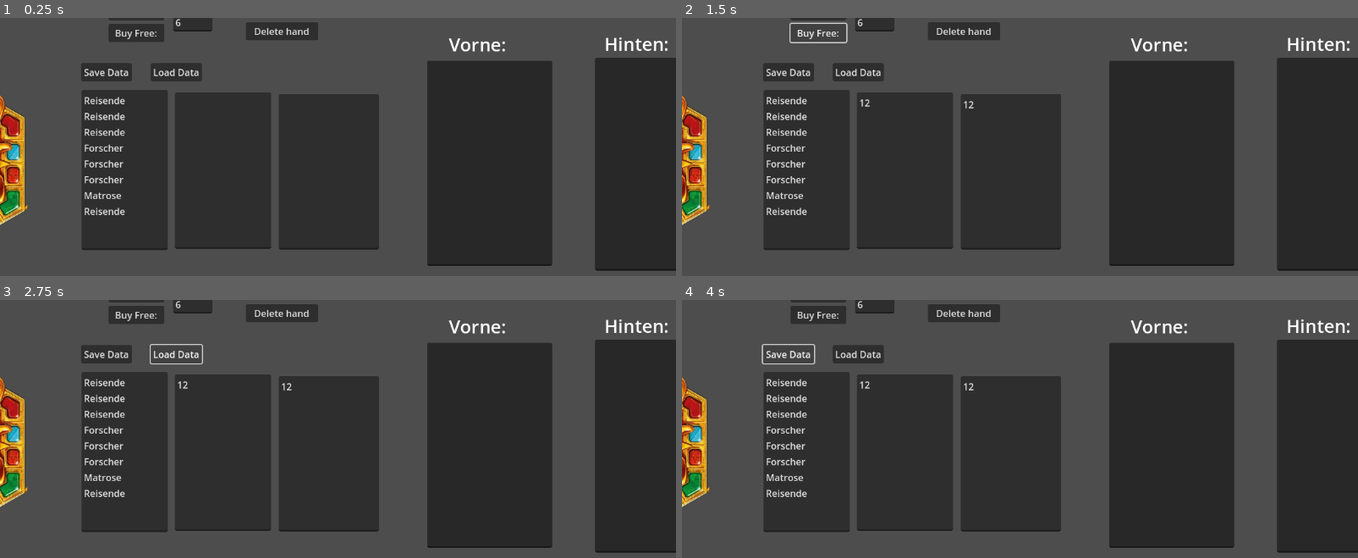
Above: before the commit, frames 1-4 (two rows, left to right).
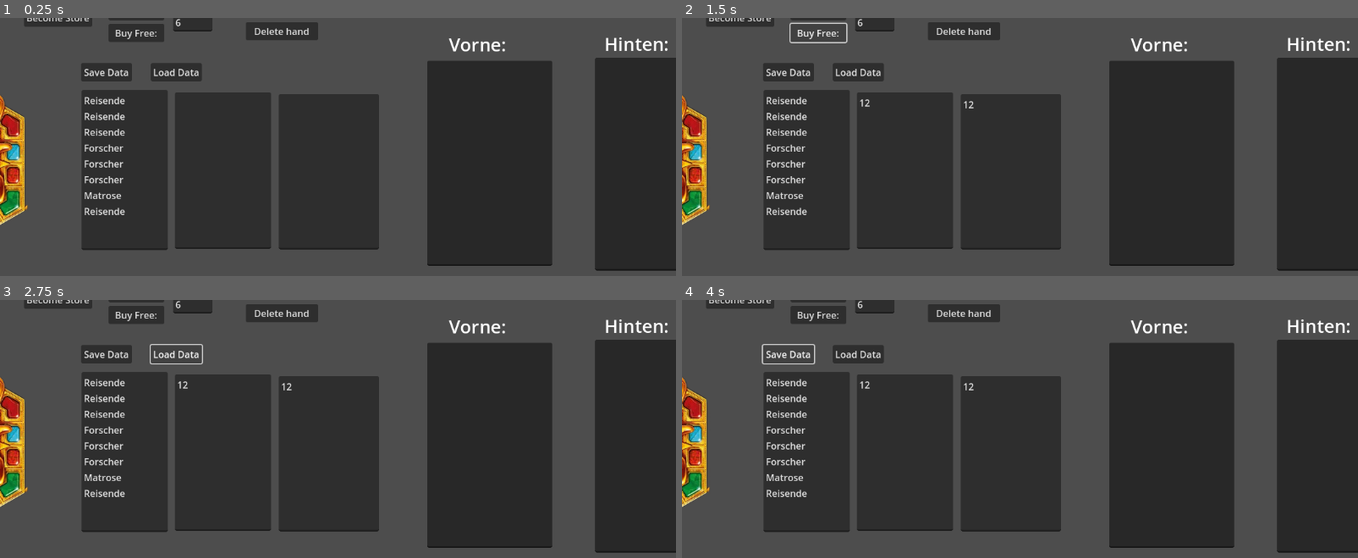
Above: after the commit, the same moments.

Repository: AdminL3/El-Dorado-Assistent
Game: Godot game, scene res://scenes/game.tscn
Two runs of this game, one before a commit and one after it. Both use one fixed random seed, a clock stepped at 60 frames per second and the inputs below.
Inputs (mouse positions are in pixels of both pictures, inside the frame that each line leads up to):
- Up to frame 1 (0.25 s): no input
- Up to frame 2 (1.5 s): click (905, 170) at 0.52 s; type "12" at 0.6 s; click (1013, 172) at 0.75 s; type "12" at 0.83 s; click "Buy Free:" at 1.25 s
- Up to frame 3 (2.75 s): click "Load Data" at 2 s
- Up to frame 4 (4 s): click "Save Data" at 2.75 s; hold Right (ui_right) from 3.53 s (still down)

The runs differ from the first frame. In frame 1, 0.3% of the frame differs, in the area x 3-14%, y 0-4%; in frame 2, 0.3%; in frame 3, 0.3%; in frame 4, 0.3%.
Error in both runs: Invalid access of index '6' on a base object of type: 'Array'. (res://scripts/manager.gd:183)

Commit message:
added a store scene
for custom store

Diff:
--- a/scenes/game.tscn
+++ b/scenes/game.tscn
@@ -88,6 +88,13 @@
 offset_bottom = 48.0
 text = "Spawn Hand"
 
+[node name="Button2" type="Button" parent="Buttons"]
+offset_left = 39.0
+offset_top = 34.0
+offset_right = 144.0
+offset_bottom = 65.0
+text = "Become Store"
+
 [node name="Button3" type="Button" parent="Buttons"]
 offset_left = 417.0
 offset_top = 57.0
@@ -176,5 +183,6 @@
 [connection signal="pressed" from="Buttons/Load Data" to="." method="loaddata"]
 [connection signal="pressed" from="Buttons/Save Data" to="." method="savedata"]
 [connection signal="pressed" from="Buttons/Button" to="." method="spawn_hand"]
+[connection signal="pressed" from="Buttons/Button2" to="." method="become_store"]
 [connection signal="pressed" from="Buttons/Button3" to="." method="delete_hand"]
 [connection signal="pressed" from="Button" to="." method="draw"]
--- /dev/null
+++ b/scenes/store.tscn
@@ -0,0 +1,30 @@
+[gd_scene load_steps=2 format=3 uid="uid://7ajutf23x61j"]
+
+[ext_resource type="Script" path="res://scripts/store.gd" id="1_5giur"]
+
+[node name="Store" type="Node2D"]
+script = ExtResource("1_5giur")
+
+[node name="Camera2D" type="Camera2D" parent="."]
+position = Vector2(576, 324)
+
+[node name="Hinten2" type="Control" parent="."]
+layout_mode = 3
+anchors_preset = 0
+offset_right = 1150.0
+offset_bottom = 188.0
+
+[node name="Hinten1" type="Control" parent="."]
+layout_mode = 3
+anchors_preset = 0
+offset_top = 184.0
+offset_right = 1154.0
+offset_bottom = 358.0
+
+[node name="Vorne" type="Control" parent="."]
+layout_mode = 3
+anchors_preset = 0
+offset_left = -4.0
+offset_top = 451.0
+offset_right = 1157.0
+offset_bottom = 651.0
--- /dev/null
+++ b/scripts/store.gd
@@ -0,0 +1,89 @@
+extends Node2D
+
+
+var store = []
+var vorne = []
+var hinten = []
+func _ready():
+	print("Starting store...")
+	start_store()
+
+
+
+#multiplayer
+
+var peer = ENetMultiplayerPeer.new()
+
+func _on_peer_disconnected(id):
+	print("Client disconnected with ID: %d" % id)
+
+func start_store():
+	peer.create_client("localhost", 8080)
+	multiplayer.multiplayer_peer = peer
+	multiplayer.peer_connected.connect(_on_connected)
+
+func _on_connected(id):
+	if id == multiplayer.get_unique_id():
+		print("Connected to server with ID: %d" % id)
+
+# Linked button
+func modify_store():
+	rpc("broadcast_store", store, vorne, hinten)
+
+@rpc("any_peer")
+func broadcast_store(updated_store, newvorne, newhinten):
+	store = updated_store
+	hinten = newhinten
+	vorne = newvorne
+
+
+
+
+#visual representation
+
+@onready var control = $Control
+var basicpath = "res://assets/images/"
+var scene = preload("res://scenes/card.tscn")
+
+func spawn_hand():
+	#spawning
+	for i in vorne.size():
+		var instance = scene.instantiate()
+		control.add_child(instance)
+	set_hand_cards()
+
+func delete_hand():
+	var children = control.get_children()
+	for i in children.size():
+		var instance = children[i]
+		instance.queue_free()
+
+func set_hand_cards():
+	var node_width = 270
+	var viewport_size = get_viewport().size.x
+	var screen_center = viewport_size / 2
+	var children = control.get_children()
+	var amount = children.size()
+	var stack_width = node_width * amount
+	var start_x = screen_center - stack_width / 2
+	for i in range(amount):
+		var card_1 = children[i]
+		#set position
+		card_1.global_position.x = start_x + i * node_width - viewport_size/5
+
+
+
+		#set image
+		var sprite2d = card_1.get_node("Sprite2D")
+		var path = basicpath + str(vorne[i])  + ".jpg"
+		sprite2d.texture = load(path)
+
+		#set index
+		card_1.set("index", i)
+
+
+func update_display():
+		delete_hand()
+		#wait
+		await get_tree().create_timer(0.0001).timeout
+		spawn_hand()
